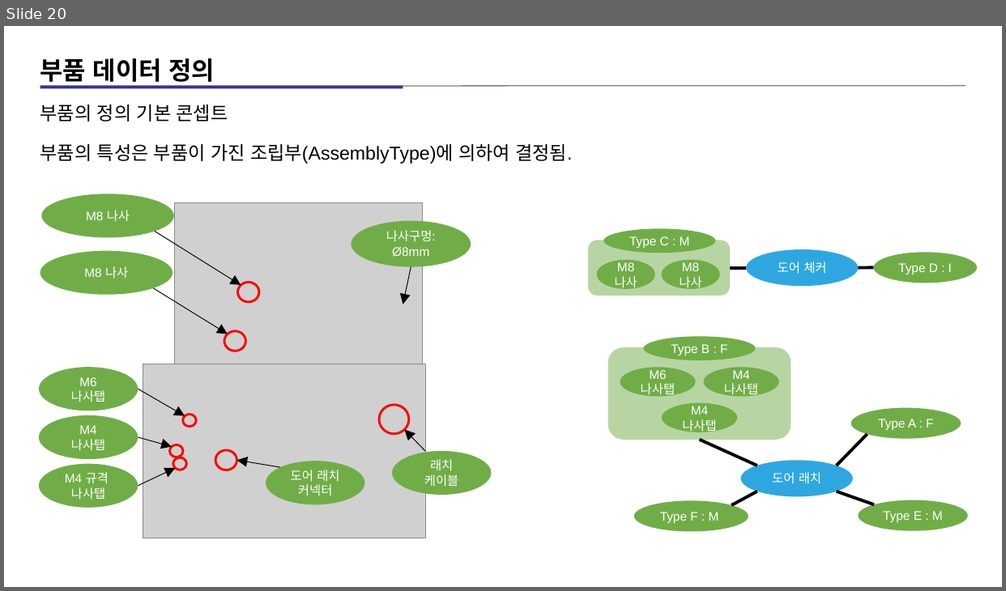
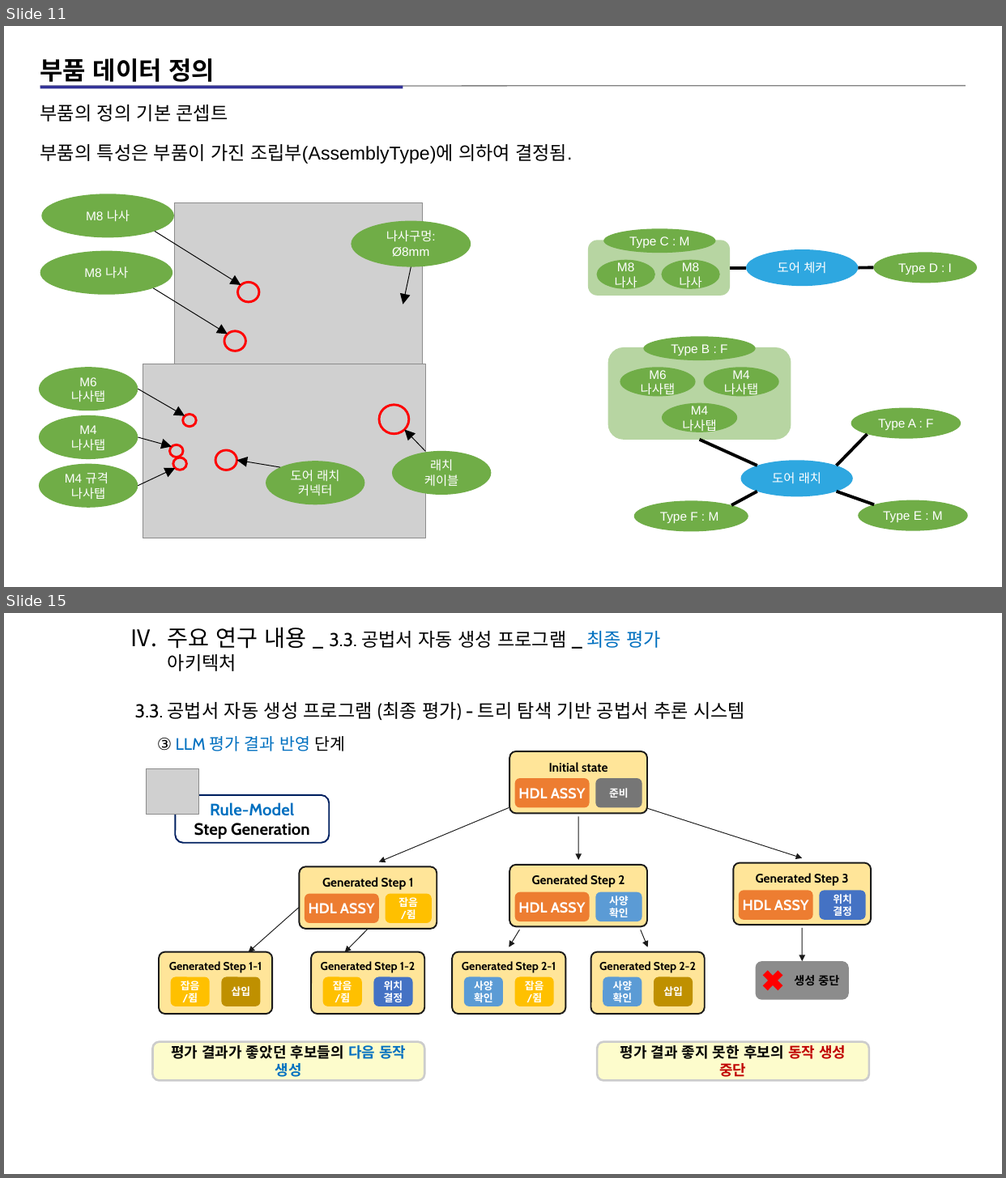
Before and after one commit to kimz1121/test, a slide deck: 현대차 심볼릭 플레너 예시 설명 자료_12_아키텍쳐_자료(작성중).pptx. Shown one above the other, each under a label of ours: slide 20 before the commit, slides 11 and 15 after it; the slides between them are not shown. The pictures are 1006x591 and 1006x1178 pixels, drawn with LibreOffice and Linux fonts; fonts in the diff are those of the drawing; grey boxes stand for pictures. Boxes give left, top, right and bottom in pixels: in the first picture for what was removed or moved away, otherwise in the second. Text is boxed around its words. In the diff, an @@ line names an element or a change of style, - is before the commit and + after.

```diff
--- a/현대차 심볼릭 플레너 예시 설명 자료_12_아키텍쳐_자료(작성중).pptx
+++ b/현대차 심볼릭 플레너 예시 설명 자료_12_아키텍쳐_자료(작성중).pptx
@@ slide 15 added at [4,613,1002,1174], background #FFFFFF @@
@@ text added at [168,627,661,671], 18 pt, text #000000 @@
+IV. 주요 연구 내용 _ 3.3. 공법서 자동 생성 프로그램 _ 최종 평가 아키텍처
@@ text added at [135,702,745,720], 18 pt, text #000000 @@
+3.3. 공법서 자동 생성 프로그램 (최종 평가) - 트리 탐색 기반 공법서 추론 시스템
@@ text added at [157,736,346,752], 16 pt, text #0070C0 @@
+③ LLM 평가 결과 반영 단계
@@ picture added at [147,769,198,814] @@
@@ rounded rectangle added at [176,795,330,843], fill #FFFFFF, outline #002060 1.5 pt, 16 pt, text #000000, bold @@
+Rule-Model
+Step Generation
@@ group added at [159,752,871,1014]: 25 rounded rectangles, 8 arrows, 8 texts, 1 cross @@
+준비
+HDL ASSY
+Initial state
+잡음
+/쥠
+HDL ASSY
+Generated Step 1
+사양
+확인
+HDL ASSY
+Generated Step 2
+Generated Step 1-1
+잡음
+/쥠
+삽입
+Generated Step 1-2
+잡음
+/쥠
+위치
+결정
+Generated Step 2-1
+사양
+확인
+잡음
+/쥠
+Generated Step 2-2
+사양
+확인
+삽입
+위치
+결정
+HDL ASSY
+Generated Step 3
+생성 중단
@@ rounded rectangle added at [153,1042,424,1081], fill #FDFCCC, outline #CCCCCC 2 pt, 14 pt, text #000000, bold @@
+평가 결과가 좋았던 후보들의 다음 동작 생성
@@ rounded rectangle added at [597,1042,868,1081], fill #FDFCCC, outline #CCCCCC 2 pt, 14 pt, text #000000, bold @@
+평가 결과 좋지 못한 후보의 동작 생성 중단
@@ what was slide 20 is now slide 11 @@
```
Also in this commit, not shown: 2 slides changed, 10 other slides added, 1 other file.
